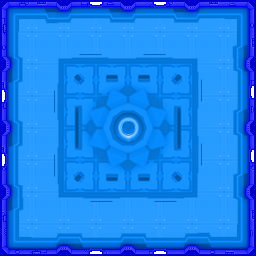
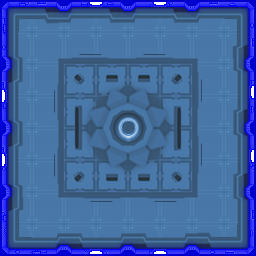
Comparing the layer stacks of the two 256 x 256 images. Changes:
hid group "roof_66" (1st of 2) (2 layers) over [7, 7, 249, 249]
renamed "Ellipse 1" to "Ellipse 1 Kopie", painted on it over [7, 7, 249, 249]
removed layer "Shieldroom" (1st of 4, in "Blueprint") (was 90%) from group "Blueprint" over [7, 7, 249, 249]
removed layer "Floor" (1st of 5, in "Blueprint") (was 90%) from group "Blueprint" over [7, 7, 249, 249]
